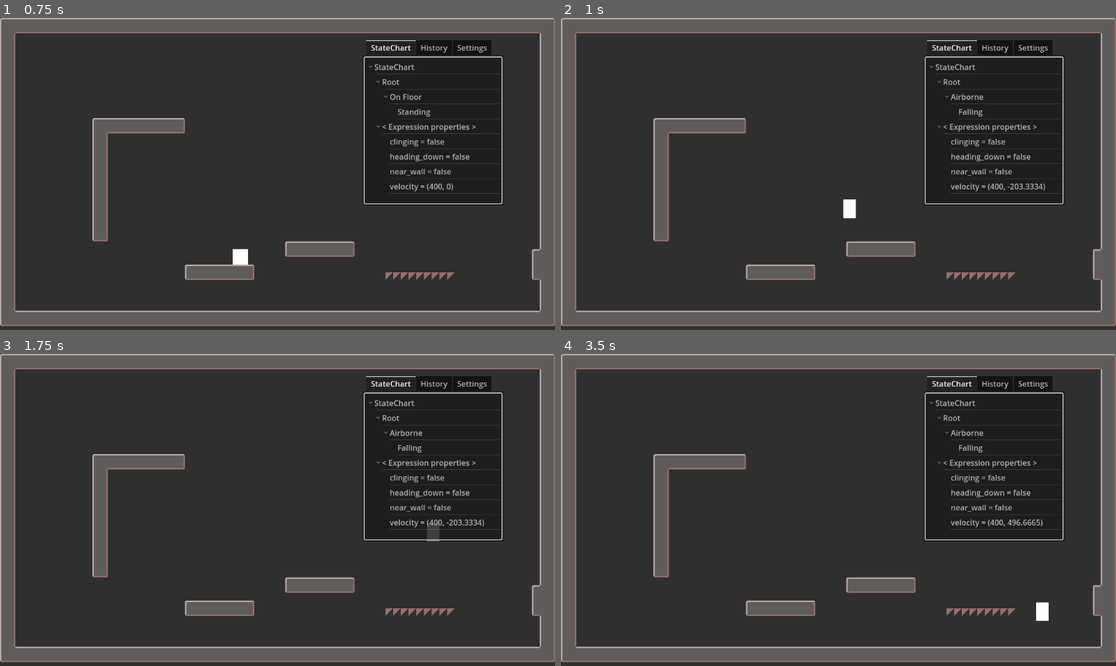
Above: before the commit, frames 1-4 (two rows, left to right).
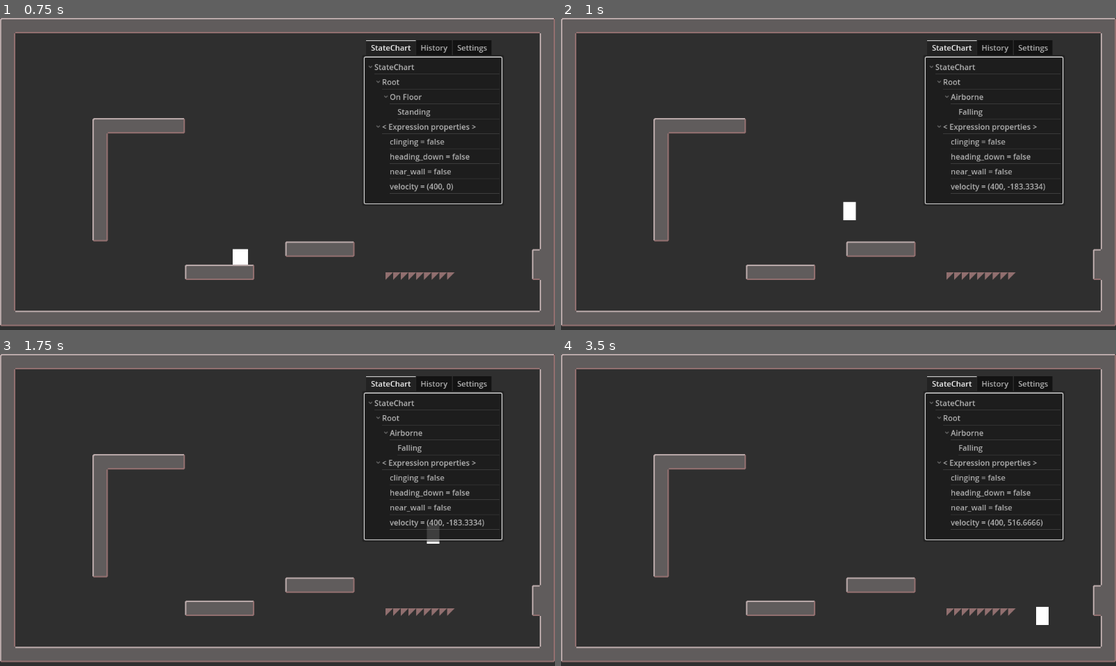
Above: after the commit, the same moments.

Repository: notapixelstudio/plattoformo_due
Game: Godot game, scene res://levels/Level.tscn
Two runs of this game, one before a commit and one after it. Both use one fixed random seed, a clock stepped at 60 frames per second and the inputs below.
Inputs (mouse positions are in pixels of both pictures, inside the frame that each line leads up to):
- Up to frame 1 (0.75 s): tap Enter at 0.5 s; move the mouse to (399, 158) at 0.52 s; hold Right (p1_right) from 0.53 s (still down); hold Shift from 0.53 s (still down); click (399, 158) at 0.67 s
- Up to frame 2 (1 s): keep holding Right (p1_right); keep holding Shift; tap C (p1_jump) at 0.77 s
- Up to frame 3 (1.75 s): keep holding Right (p1_right); move the mouse to (166, 525) at 1.27 s; release Shift at 1.28 s; tap Space at 1.35 s; tap C (p1_jump) at 1.52 s
- Up to frame 4 (3.5 s): move the mouse to (894, 441) at 2.02 s; release Right (p1_right) at 2.03 s; hold Left (p1_left) 2.03-2.78 s; hold Shift 2.03-2.78 s; move the mouse to (810, 572) at 2.77 s; hold Right (p1_right) from 2.78 s (still down); tap Space at 2.85 s; click (810, 572) at 2.92 s; tap C (p1_jump) at 3.02 s

Frame 1 is identical in both runs. In frame 2, less than 0.1% of the frame differs, in the area x 50-83%, y 53-65%; in frame 3, less than 0.1%; in frame 4, less than 0.1%, in the area x 80-88%, y 53-87%.

Commit message:
feat(movement): better values

Diff:
--- a/actors/Hero.gd
+++ b/actors/Hero.gd
@@ -2,8 +2,8 @@
 
 @export var speed = 400
 @export var acceleration = 2500
-@export var jump_velocity = 600
-@export var wall_jump_velocity = 800
+@export var jump_velocity = 580
+@export var wall_jump_velocity = 770
 
 @export var tilemap : TileMap
 
